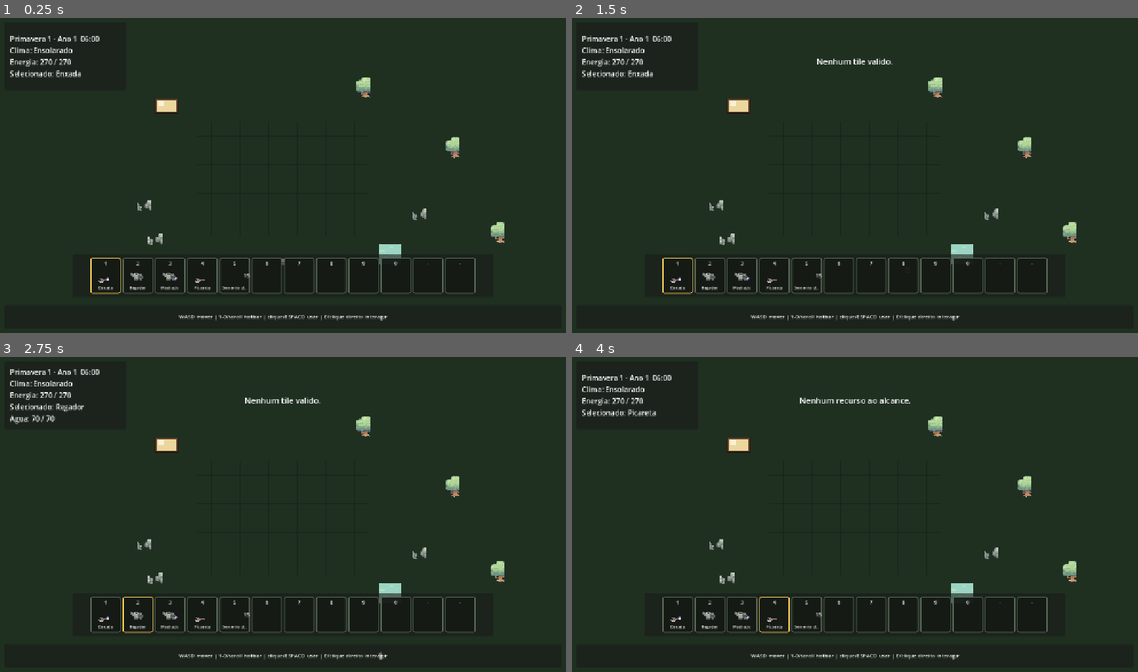
Above: before the commit, frames 1-4 (two rows, left to right).
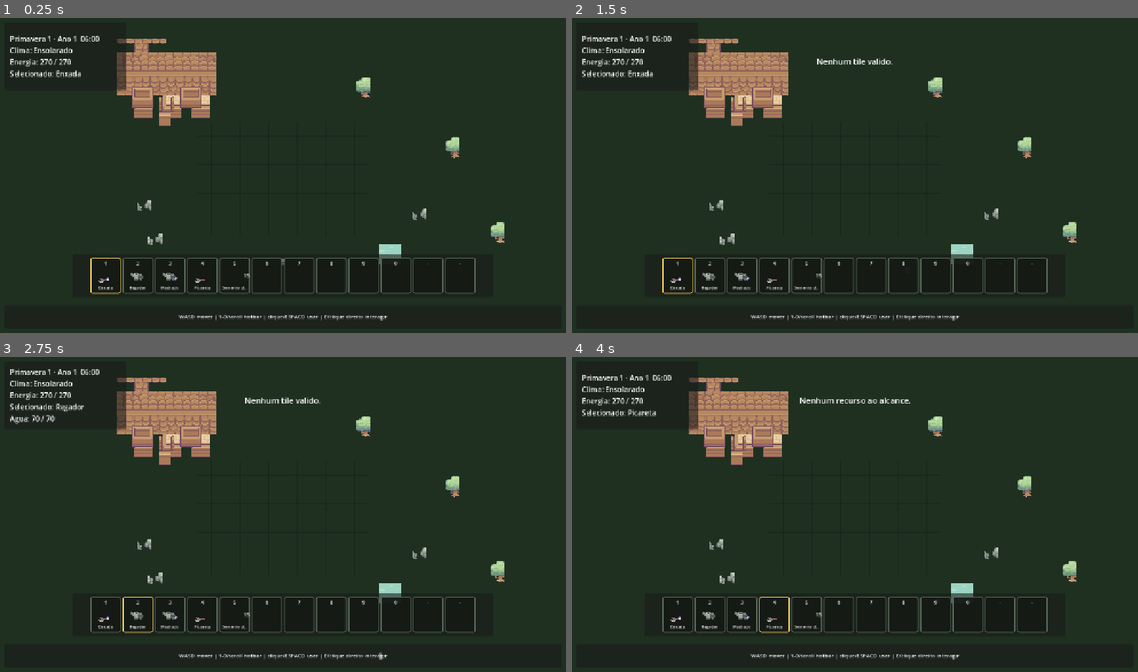
Above: after the commit, the same moments.

Repository: HelioConde/GameSlime
Game: Godot game, scene res://scenes/world/main.tscn
The game is run twice, just before and just after one commit, with the same random seed, the same clock (stepped at 60 frames per second) and the same inputs.
Inputs (mouse positions are in pixels of both pictures, inside the frame that each line leads up to):
- Up to frame 1 (0.25 s): no input
- Up to frame 2 (1.5 s): tap Enter at 0.5 s; move the mouse to (979, 159) at 0.52 s; hold D 0.53-1.28 s; tap E at 0.6 s; click (979, 159) at 0.67 s; tap Space at 0.77, 1.25 s; move the mouse to (741, 191) at 1.27 s; hold S from 1.28 s (still down); tap 1 at 1.35 s
- Up to frame 3 (2.75 s): tap Space at 1.52 s; move the mouse to (339, 445) at 2.02 s; release S at 2.03 s; hold D from 2.03 s (still down); tap 2 at 2.1 s
- Up to frame 4 (4 s): move the mouse to (826, 577) at 2.77 s; release D at 2.78 s; hold W 2.78-3.53 s; tap 3 at 2.85 s; click (826, 577) at 2.92 s; tap Space at 3.02, 3.77 s; tap Enter at 3.5 s; move the mouse to (1024, 561) at 3.52 s; hold A from 3.53 s (still down); tap 4 at 3.6 s

The runs differ from the first frame. In frame 1, 3.5% of the frame differs, in the area x 20-39%, y 6-35%; in frame 2, 3.5%; in frame 3, 3.5%; in frame 4, 3.5%.

Commit message:
feat: replace placeholder with Sprout Lands farmhouse

Diff:
--- a/scenes/world/main.tscn
+++ b/scenes/world/main.tscn
@@ -9,16 +9,21 @@
 [ext_resource type="PackedScene" path="res://scenes/world/tree_resource.tscn" id="7_tree"]
 [ext_resource type="PackedScene" path="res://scenes/world/rock_resource.tscn" id="8_rock"]
 [ext_resource type="PackedScene" path="res://scenes/ui/weather_fx.tscn" id="9_weather"]
+[ext_resource type="PackedScene" path="res://scenes/world/farmhouse.tscn" id="10_house"]
 
 [node name="Main" type="Node2D"]
 texture_filter = 1
 script = ExtResource("1_world")
 
+[node name="Farmhouse" parent="." instance=ExtResource("10_house")]
+position = Vector2(380, 185)
+
 [node name="FarmField" parent="." instance=ExtResource("3_farm")]
 position = Vector2(448, 240)
 
 [node name="SleepSpot" parent="." instance=ExtResource("4_sleep")]
-position = Vector2(380, 205)
+visible = false
+position = Vector2(380, 235)
 
 [node name="WaterSource" parent="." instance=ExtResource("6_water")]
 position = Vector2(880, 536)
Not shown: 1 places in scenes/world/main.tscn that only renumber resources
